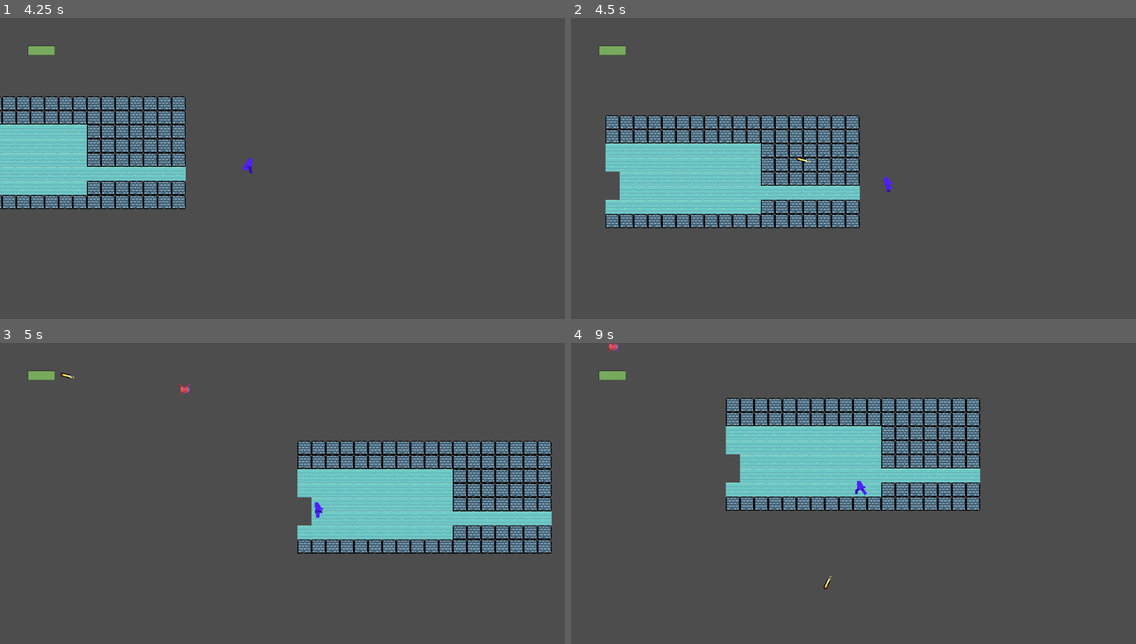
Above: before the commit, frames 1-4 (two rows, left to right).
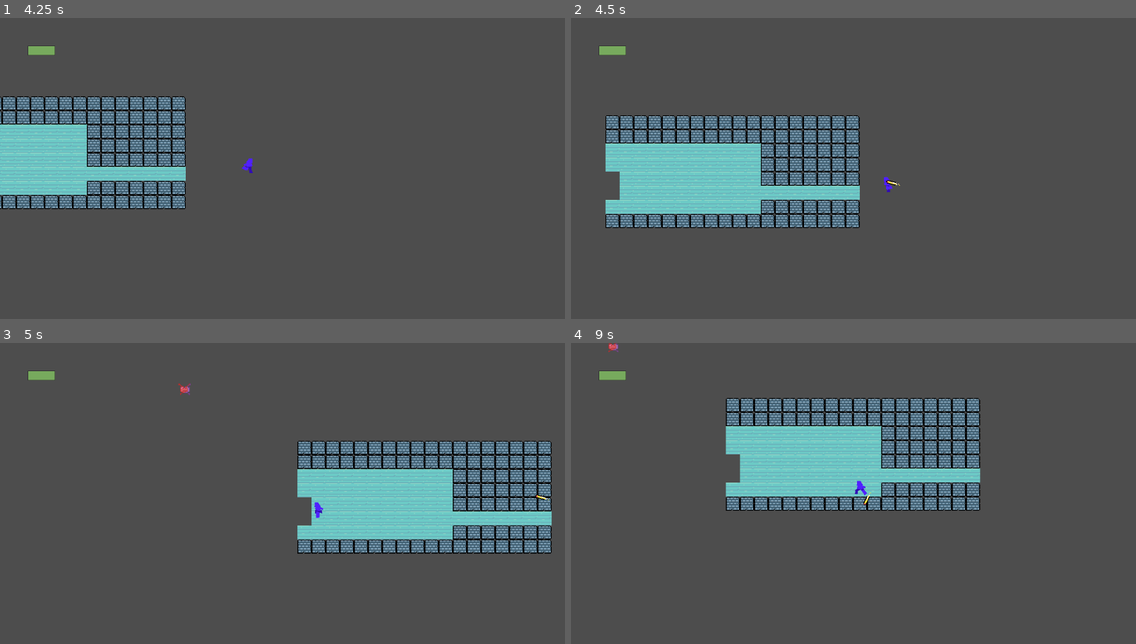
Above: after the commit, the same moments.

Repository: AndreAnimator/bullet-gel
Game: Godot game, scene res://Scenes/playground.tscn
Same seed, same stepped clock (60 frames per second), same inputs: the game is played once before the commit and once after it.
Inputs (mouse positions are in pixels of both pictures, inside the frame that each line leads up to):
- Up to frame 1 (4.25 s): tap Enter at 0.5, 3.5 s; move the mouse to (406, 159) at 0.52 s; hold D (move_right) 0.53-1.28 s; hold Ctrl (dash) 0.53-1.28 s; move the mouse to (169, 192) at 1.27 s; hold S (move_down) 1.28-2.03 s; tap Ctrl (dash) at 1.35, 2.85 s; move the mouse to (339, 108) at 2.02 s; hold D (move_right) 2.03-2.78 s; hold Ctrl (dash) 2.03-2.78 s; click (339, 108) at 2.1 s; tap Space at 2.75 s; move the mouse to (254, 240) at 2.77 s; hold W (move_up) 2.78-3.53 s; move the mouse to (452, 225) at 3.52 s; hold A (move_left) from 3.53 s (still down); hold Ctrl (dash) from 3.53 s (still down)
- Up to frame 2 (4.5 s): keep holding A (move_left); move the mouse to (684, 129) at 4.27 s; release Ctrl (dash) at 4.28 s; click (684, 129) at 4.35 s
- Up to frame 3 (5 s): keep holding A (move_left); tap Ctrl (dash) at 4.55 s
- Up to frame 4 (9 s): move the mouse to (881, 502) at 5.02 s; release A (move_left) at 5.03 s; hold S (move_down) 5.03-5.78 s; hold Ctrl (dash) 5.03-5.78 s; move the mouse to (768, 421) at 5.77 s; hold D (move_right) 5.78-6.53 s; tap Ctrl (dash) at 5.85, 7.35 s; move the mouse to (977, 484) at 6.52 s; hold W (move_up) 6.53-7.28 s; hold Ctrl (dash) 6.53-7.28 s; click (977, 484) at 6.6 s; tap Space at 7.25, 8.75 s; move the mouse to (740, 517) at 7.27 s; hold D (move_right) 7.28-8.03 s; tap Enter at 8 s; move the mouse to (910, 433) at 8.02 s; hold S (move_down) 8.03-8.78 s; hold Ctrl (dash) 8.03-8.78 s; move the mouse to (825, 565) at 8.77 s; hold A (move_left) from 8.78 s (still down); click (825, 565) at 8.85 s

Frame 1 is identical in both runs. In frame 2, less than 0.1% of the frame differs, in the area x 39-59%, y 46-56%; in frame 3, less than 0.1%, in the area x 10-98%, y 9-53%; in frame 4, less than 0.1%.

Commit message:
Functional parry

Diff:
--- a/Entities/Enemies/EnemyTemplate/States/enemy_chase.gd
+++ b/Entities/Enemies/EnemyTemplate/States/enemy_chase.gd
@@ -4,6 +4,12 @@
 
 var shooting_frequency = 80
 var shooting_wait = 0
+var shooting_quantity = 0
+var maximum_shooting = 5
+var shooting_pause := false
+var pause_wait_duration = 2.0
+var pause_finished_duration = 0.25
+var teste := false
 
 const obj_bullet = preload("res://Objects/EnemyBullets/Bullets/bullets.tscn")
 
@@ -15,22 +21,31 @@
 		transitioned.emit(self, "wander")
 		return
 
-	enemy.velocity = direction.normalized()*chase_speed
+	if teste:
+		enemy.velocity = direction.normalized()*chase_speed
 
-	if distance <= enemy.follow_radius:
-		enemy.velocity = Vector2.ZERO
+		if distance <= enemy.follow_radius:
+			enemy.velocity = Vector2.ZERO
 
-	enemy.move_and_slide()
-
+		enemy.move_and_slide()
 	shooting_wait += 1
+	if shooting_quantity == maximum_shooting and shooting_wait == shooting_frequency:
+		shooting_quantity = 0
+		shooting_pause = true
+		await get_tree().create_timer(pause_wait_duration).timeout
+		shoot()
+		shooting_wait = 0
+		await get_tree().create_timer(pause_finished_duration).timeout
+		shooting_pause = false
 	if shooting_wait == shooting_frequency:
 		shoot()
 		shooting_wait = 0
+		shooting_quantity += 1
 
 func shoot():
-	print("Atira caralho")
 	var spawned_bullet := obj_bullet.instantiate()
 	var player_direction = player.global_position - enemy.global_position
 	spawned_bullet.position = enemy.global_position
+	await get_tree().create_timer(pause_finished_duration).timeout
 	get_tree().root.call_deferred("add_child", spawned_bullet)
 	spawned_bullet.rotation = player_direction.angle()
--- a/Entities/Enemies/EnemyTemplate/enemy.gd
+++ b/Entities/Enemies/EnemyTemplate/enemy.gd
@@ -15,6 +15,7 @@
 @export var detection_radius := 100.0
 @export var chase_radius := 200.0
 @export var follow_radius := 25.0
+@export var can_parry := false
 
 func _ready():
 	if hitbox:
--- a/Entities/Player/player.gd
+++ b/Entities/Player/player.gd
@@ -11,6 +11,7 @@
 var invincible: bool = false
 var can_shoot: bool = true
 var attack := Attack.new()
+var can_parry: bool = true
 
 # dash controls
 
@@ -116,7 +117,6 @@
 func _on_hit_box_body_entered(body:Node2D) -> void:
 	print("Isso sequer entra?")
 	if body.is_in_group("enemy"):
-		print("Encostou no inimigo")
 		#TODO adaptar isso pra usar hurtbox no lugar
 		if !body.is_invincible():
 			take_damage(attack)
--- a/Entities/Player/player_animation.gd
+++ b/Entities/Player/player_animation.gd
@@ -7,11 +7,9 @@
 
 func _ready():
 	animation_tree.active = true
-	print("Ativou árvore")
 
 func _physics_process(delta: float) -> void:
 	var velocity = player.velocity
-	print("pega a velocidade do player")
 
 	if velocity.x > 1.0 or velocity.x < -1.0 or velocity.y > 1.0 or velocity.y < -1.0:
 		var time_scale = 1
--- a/Objects/EnemyBullets/Bullets/enemy_bullets.gd
+++ b/Objects/EnemyBullets/Bullets/enemy_bullets.gd
@@ -1,10 +1,37 @@
 extends Bullet
 
 func _on_hitbox_area_entered(area: Node2D):
-	if area.is_in_group("player"):
+	if area.is_in_group("player") and !reflected:
+		if is_parryable:
+			var area_parent = area.get_parent()
+			if area_parent.dashing and area_parent.can_parry:
+				reflected = true
+				print("Ele consegue dar parry?")
+				print("Rotação inicial")
+				print(rotation)
+				add_to_group("player_bullet")
+				remove_from_group("enemy_bullet")
+				hitbox.change_mask_value(4, false)
+				hitbox.change_layer_value(7, false)
+				hitbox.change_layer_value(4, true)
+				hitbox.change_mask_value(7, true)
+				var owner_rotation = owner_location - area_parent.global_position
+				direction = owner_rotation
+				# global_rotation += 3.14
+				# acceleration *= 1.05
+				print("deu parry")
+				print("Rotação final")
+				print(rotation)
+			elif !area_parent.is_invincible():
+				var attack := Attack.new()
+				print("Encostou no player")
+				area.damage(attack)
+				queue_free()
+	if area.is_in_group("enemy") and reflected:
+		print("Tomou a refletida")
 		var attack := Attack.new()
-		print("Encostou no player")
 		area.damage(attack)
+		queue_free()
 		#TODO adaptar isso pra usar hurtbox no lugar
 		# if !area.is_invincible():
 		# 	area.take_damage(damage)
--- a/Objects/PlayerBullets/player_bullets.tscn
+++ b/Objects/PlayerBullets/player_bullets.tscn
@@ -16,7 +16,6 @@
 script = ExtResource("1_adegj")
 hitbox = NodePath("Hurtbox")
 target_speed = 1000.0
-acceleraton = 5.0
 
 [node name="Bullet" type="Sprite2D" parent="."]
 rotation = 1.5708
--- a/Util/Classes/bullet.gd
+++ b/Util/Classes/bullet.gd
@@ -3,16 +3,20 @@
 
 @export var hitbox = Area2D
 
-@export var initial_speed = 1000.0
-@export var target_speed := 980.0
-@export var acceleraton = 2.0
+@export var initial_speed = 100.0
+@export var target_speed := 500.0
+@export var acceleration = 1.0
 @export var damage := 1.0
+@export var is_parryable := true
 var speed = initial_speed
 var direction = Vector2.RIGHT
-var duration = 1.0
+var duration = 2.0
+var owner_location : Vector2
+var reflected : bool = false
 
 func _ready() -> void:
 	direction = Vector2.RIGHT.rotated(global_rotation)
+	owner_location = global_position
 	if hitbox:
 		hitbox.area_entered.connect(_on_hitbox_area_entered)
 
@@ -21,16 +25,18 @@
 	queue_free()
 
 func _physics_process(delta: float) -> void:
-	speed = lerp(speed, target_speed, acceleraton * get_position_delta())
+	speed = lerp(speed, target_speed, acceleration * get_position_delta())
 	velocity = direction * speed * delta
 	var collision := move_and_collide(velocity)
 
-	if collision:
-		queue_free()
+	# if collision:
+	#	print("era pra dar queue_free eu acho")
+	#	queue_free()
 
 
 func _on_hitbox_area_entered(area: Node2D):
-	pass
+	if area.is_in_group("solid"):
+		queue_free()
 
 func _before_lifespan_expired():
 	pass
--- a/Util/Components/hitbox.gd
+++ b/Util/Components/hitbox.gd
@@ -7,3 +7,9 @@
 
 func damage(attack: Attack):
     damaged.emit(attack)
+
+func change_mask_value(number: int, value: bool):
+    set_collision_mask_value(number, value)
+
+func change_layer_value(number: int, value: bool):
+    set_collision_layer_value(number, value)
